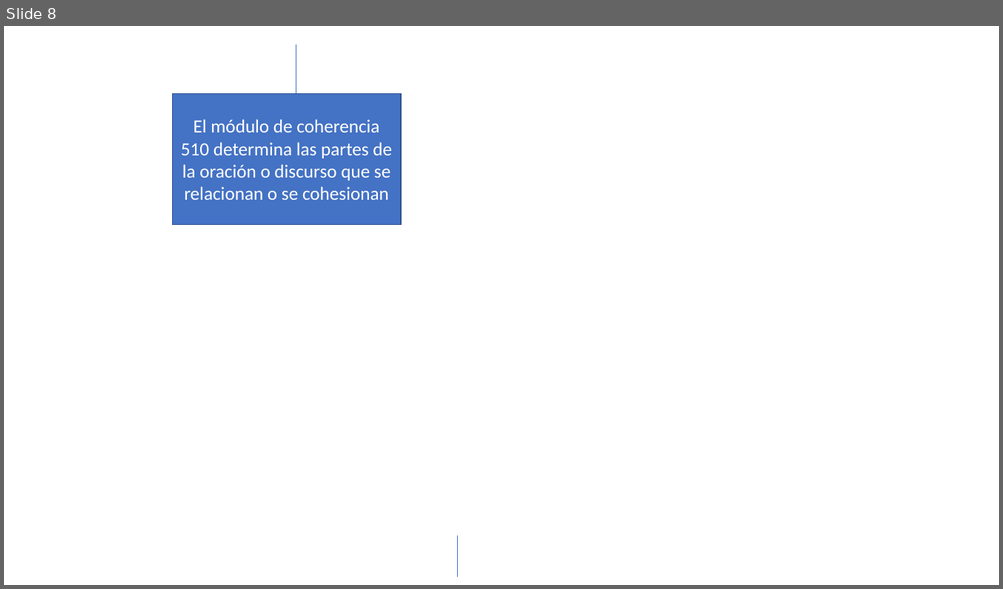
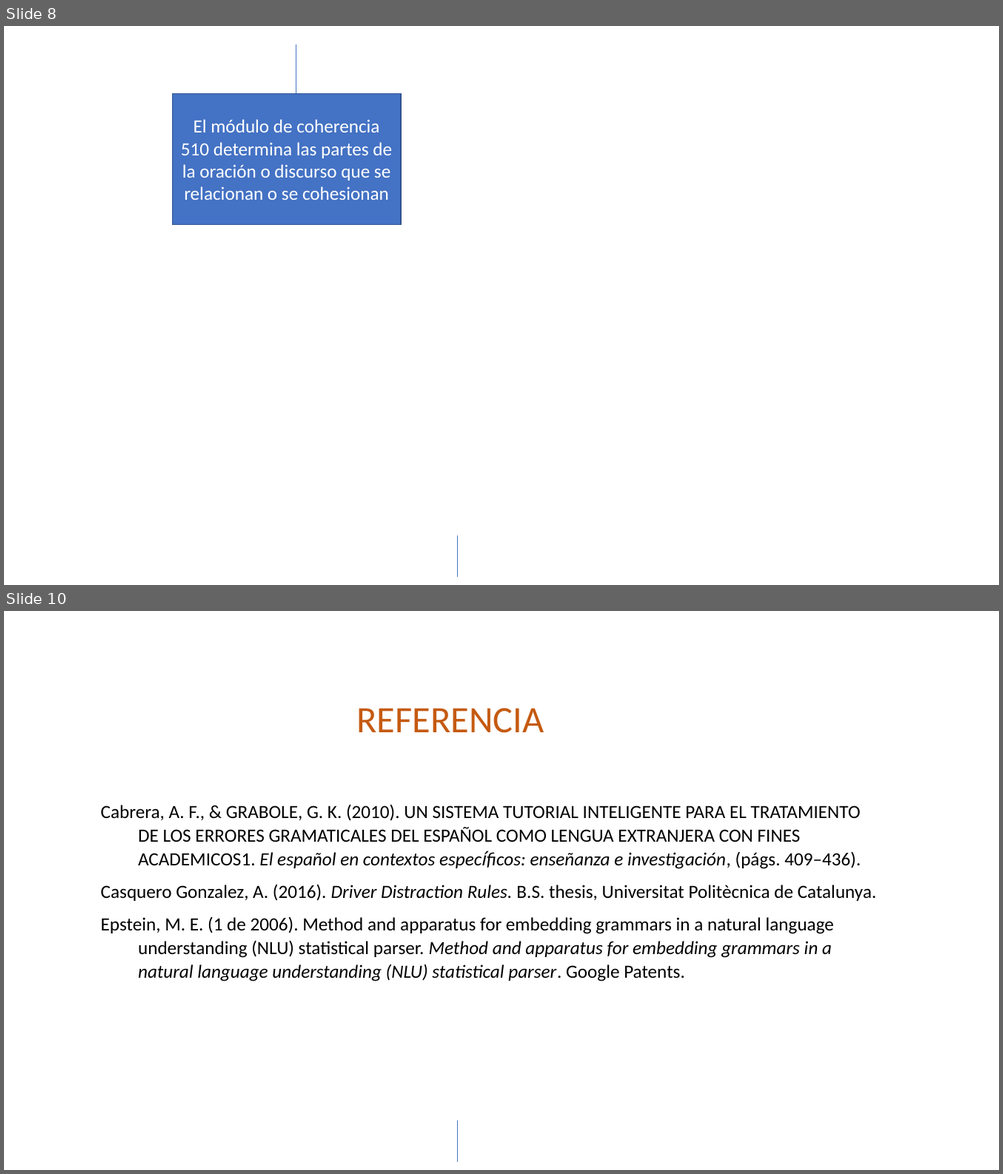
Before and after one commit to osoriopedro/um_fac_ing_semillero_IA, a slide deck: machine_learning/NLU_andres_felipe_muñoz.pptx. Shown one above the other, each under a label of ours: slide 8 before the commit, slides 8 and 10 after it; the slides between them are not shown. The pictures are 1003x589 and 1003x1174 pixels, drawn with LibreOffice and Linux fonts; fonts in the diff are those of the drawing; background and template pictures are left out. Boxes give left, top, right and bottom in pixels: in the first picture for what was removed or moved away, otherwise in the second. Text is boxed around its words. In the diff, an @@ line names an element or a change of style, - is before the commit and + after.

```diff
--- a/machine_learning/NLU_andres_felipe_muñoz.pptx
+++ b/machine_learning/NLU_andres_felipe_muñoz.pptx
@@ slide 10 added at bbox=[4, 611, 999, 1170], background picture (left out) @@
@@ text added at bbox=[357, 708, 544, 733], 36 pt, text #C55A11 @@
+REFERENCIA
@@ text added at bbox=[101, 804, 876, 982], 18 pt, text #000000 @@
+Cabrera, A. F., & GRABOLE, G. K. (2010). UN SISTEMA TUTORIAL INTELIGENTE PARA EL TRATAMIENTO DE LOS ERRORES GRAMATICALES DEL ESPAÑOL COMO LENGUA EXTRANJERA CON FINES ACADEMICOS1. El español en contextos especı́ficos: enseñanza e investigación, (págs. 409–436).
+Casquero Gonzalez, A. (2016). Driver Distraction Rules. B.S. thesis, Universitat Politècnica de Catalunya.
+Epstein, M. E. (1 de 2006). Method and apparatus for embedding grammars in a natural language understanding (NLU) statistical parser. Method and apparatus for embedding grammars in a natural language understanding (NLU) statistical parser. Google Patents.
@@ line added from (458, 1122) to (458, 1162), #4472C4 0.5 pt @@
```
Also in this commit, not shown: 2 other slides added, 1 slide removed, 2 other files.
